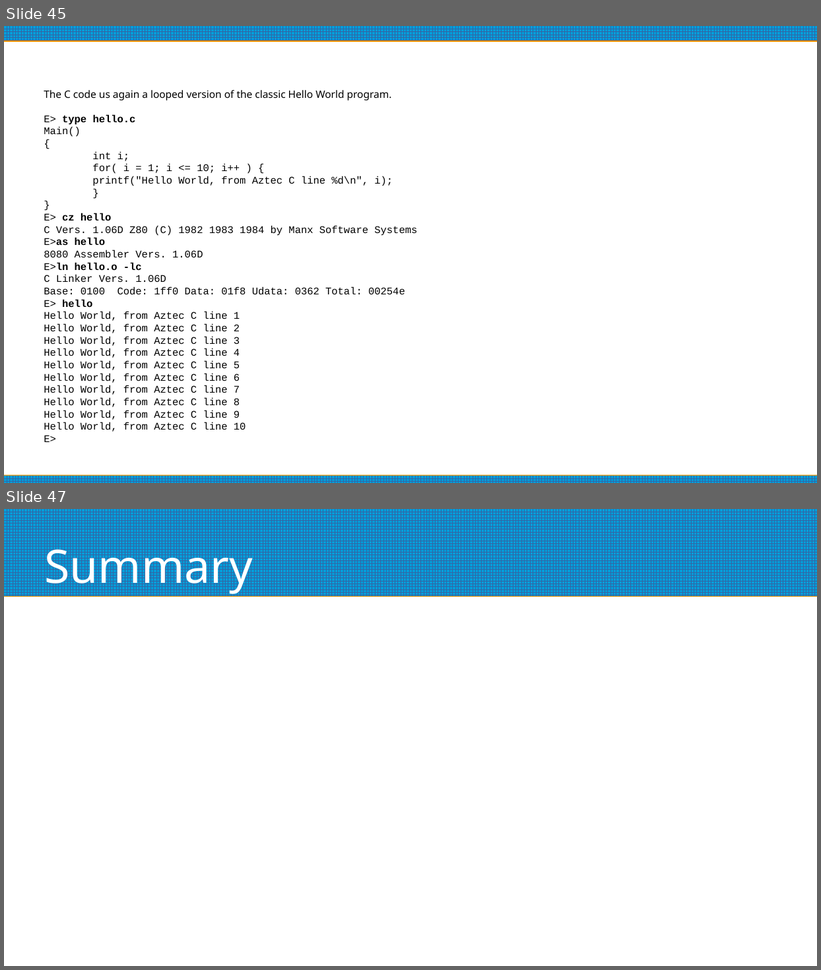
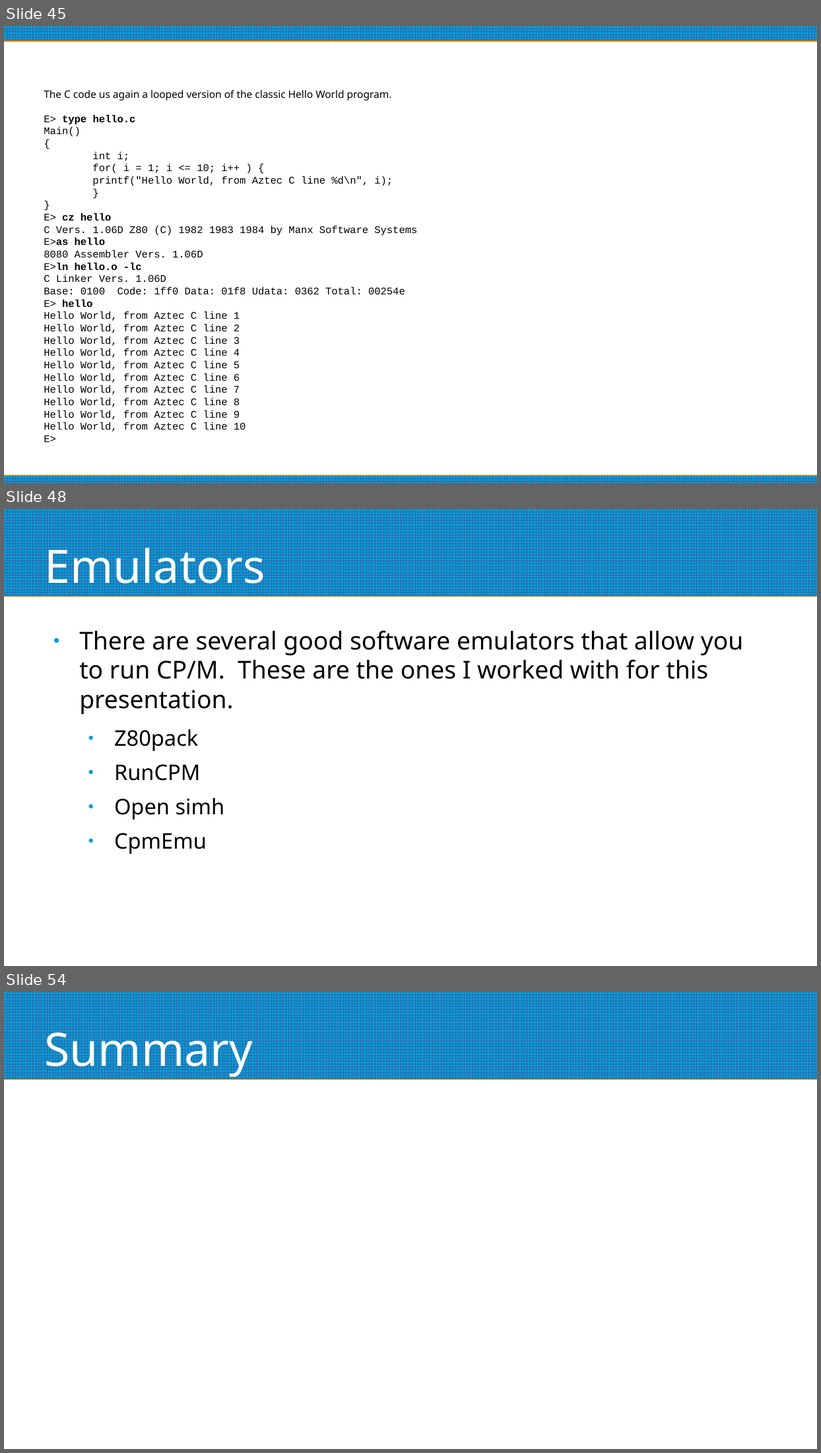
Before and after one commit to mggates39/Programming-With-CPM, a slide deck: CPM_Programming_Slides.odp. Shown one above the other, each under a label of ours: slides 45 and 47 before the commit, slides 45, 48 and 54 after it; the slides between them are not shown. The pictures are 821x970 and 821x1453 pixels, drawn with LibreOffice and Linux fonts; fonts in the diff are those of the drawing. Boxes give left, top, right and bottom in pixels: in the first picture for what was removed or moved away, otherwise in the second. Text is boxed around its words. In the diff, an @@ line names an element or a change of style, - is before the commit and + after.

```diff
--- a/CPM_Programming_Slides.odp
+++ b/CPM_Programming_Slides.odp
@@ slide 48 added at (4, 509, 817, 966), background #FFFFFF; not listed: 1 template element that a slide beside it also shows @@
@@ title added at (44, 540, 265, 595), 45 pt, text #FFFFFF @@
+Emulators
@@ text added at (79, 630, 744, 854), 24 pt, text #000000 @@
+● There are several good software emulators that allow you to run CP/M. These are the ones I worked with for this presentation.
+  ● Z80pack
+  ● RunCPM
+  ● Open simh
+  ● CpmEmu
@@ what was slide 47 is now slide 54 @@
```
Also in this commit, not shown: 3 slides changed, 6 other slides added, 4 other files.
